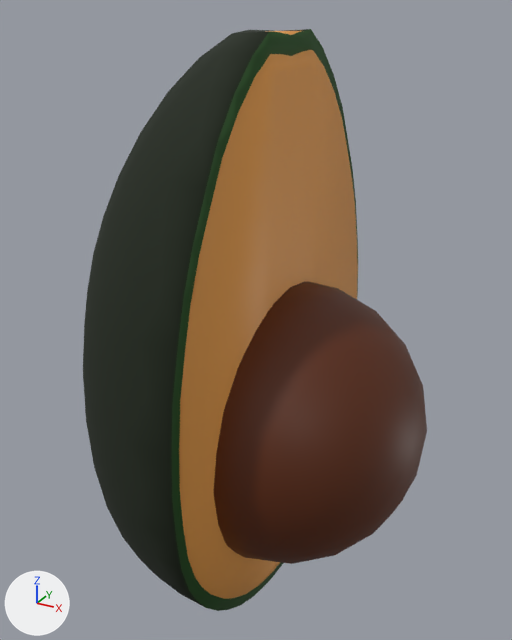
What one commit did to the FBX model Assets/Models/avo_1_cut.fbx.
Camera for both pictures: a 50 mm camera at (1.41, -2.87, 1.95) aimed at (-0.18, 0.01, 0.51). Arrows for +X, +Y and +Z are at lower left; the lights stay in place.

In view in the first picture: 'avocado_1.001'.
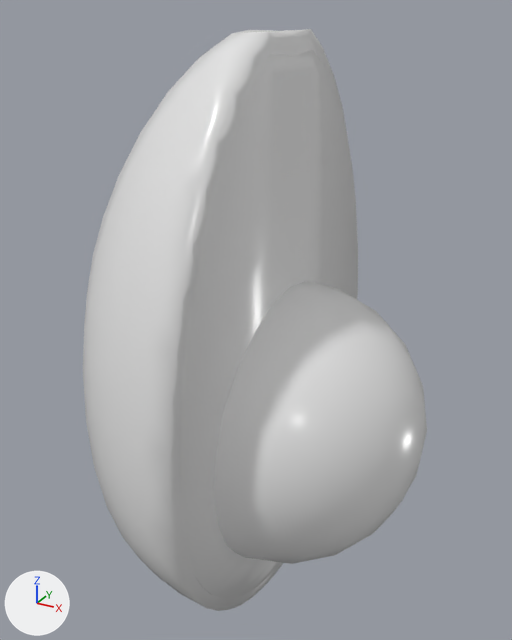
Pixel boxes (x1, y1, x2, y2) of what changed, in the pictures (512 x 640 px):
part 1 of me_icosphere_001, recoloured (black to white): (83, 29, 309, 607) in both
part 2 of me_icosphere_001, recoloured (brown to white): (179, 50, 358, 599) in both
part 3 of me_icosphere_001, recoloured: (265, 31, 301, 35) in both
part 4 of me_icosphere_001, recoloured (green to white): (172, 29, 358, 611) in both
part 5 of me_icosphere_001, recoloured (brown to white): (214, 281, 427, 564) in both

What the commit changed:
Material 'Avo_1_Skin' (mat_avo_1_skin) is new.
Its base color is (0.8, 0.8, 0.8) (white #e7e7e7).
Its roughness is 0.25.
Material 'Avo_1_Pit' (mat_avo_1_pit) is new.
Its base color is (0.8, 0.8, 0.8) (white #e7e7e7).
Its roughness is 0.25.
Material 'Avo_1_Flesh' (mat_avo_1_flesh) is new.
Its base color is (0.8, 0.8, 0.8) (white #e7e7e7).
Its roughness is 0.25.
me_icosphere_001 has 763 vertices, 1244 faces and spans x -1.0..0.72, y -1.0..1.0, z -1.0..1.87.
me_icosphere_001 is used by ob_avocado_1_001; location (0.0, 0.0, 0.0).
me_icosphere_001 part 1: all 633 faces that had it switch from mat_avo_skin_1 (black #15200d) to mat_avo_1_skin (white #e7e7e7).
me_icosphere_001 part 2: 224 of the faces centred in x -0.06..0.01, y -0.94..0.94, z -0.93..1.78 switch from mat_avo_stem_1 (orange #e79e4b) to mat_avo_1_flesh (white #e7e7e7).
me_icosphere_001 part 3: all 3 faces centred in x -0.07..-0.03, y -0.06..0.06, z 1.86 switch from mat_avo_stem_1 (orange #e79e4b) to mat_avo_1_skin (white #e7e7e7).
me_icosphere_001 part 4: all 64 faces that had it switch from mat_avo_green_flesh (dark green #1c4b14) to mat_avo_1_skin (white #e7e7e7).
me_icosphere_001 part 5: all 320 faces that had it switch from mat_avo_pit (brown #582400) to mat_avo_1_pit (white #e7e7e7).
